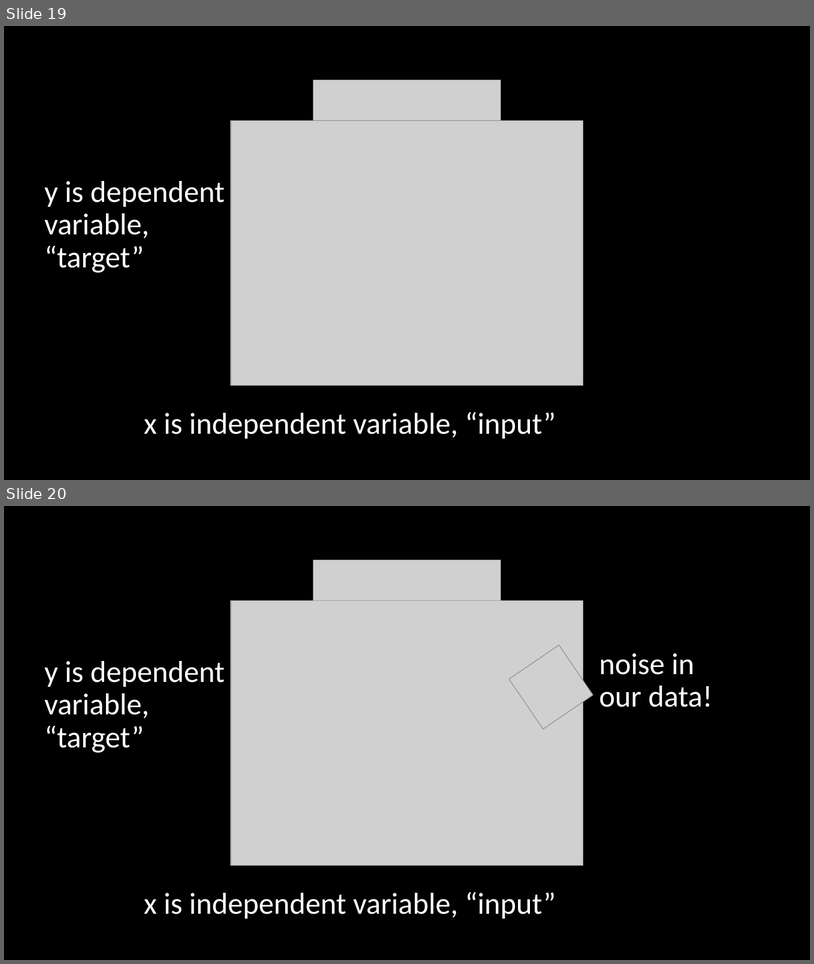
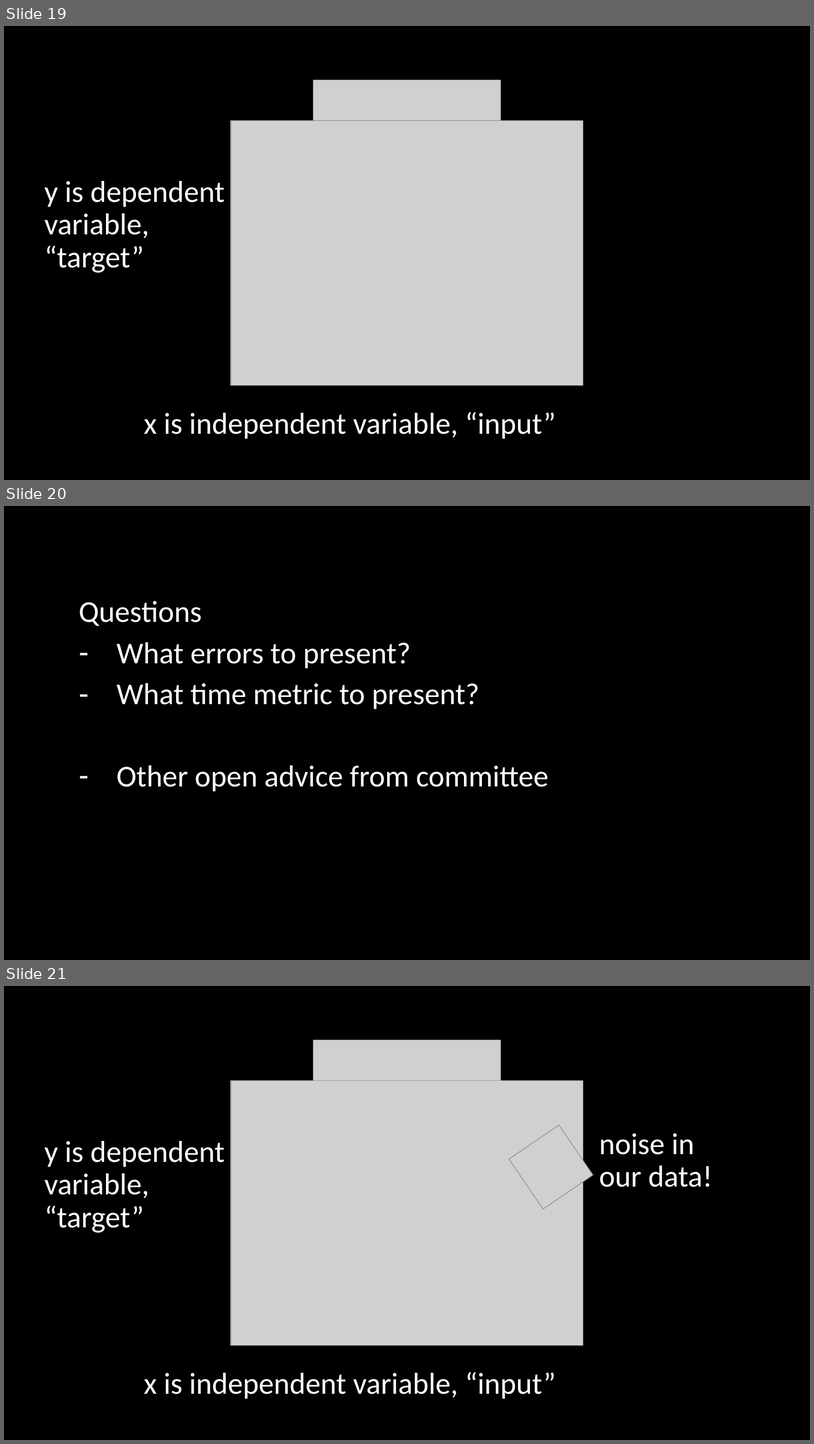
Before and after one commit to PhilParisi/gpr_ms_thesis, a slide deck: presentations/28March2023_committee.pptx. Shown one above the other, each under a label of ours: slides 19 and 20 before the commit, slides 19, 20 and 21 after it. The pictures are 814x964 and 814x1444 pixels, drawn with LibreOffice and Linux fonts; fonts in the diff are those of the drawing; grey boxes stand for pictures. Boxes give left, top, right and bottom in pixels: in the first picture for what was removed or moved away, otherwise in the second. Text is boxed around its words. In the diff, an @@ line names an element or a change of style, - is before the commit and + after.

Commit message:
presentation, error plots, and final results

```diff
--- a/presentations/28March2023_committee.pptx
+++ b/presentations/28March2023_committee.pptx
@@ slide 20 added at [4, 506, 810, 960], background #000000 @@
@@ subtitle added at [79, 601, 549, 791], 36 pt, text #FFFFFF @@
+Questions
+– What errors to present?
+– What time metric to present?
+– Other open advice from committee
@@ what was slide 20 is now slide 21 @@
```
Also in this commit, not shown: 2 other files.
